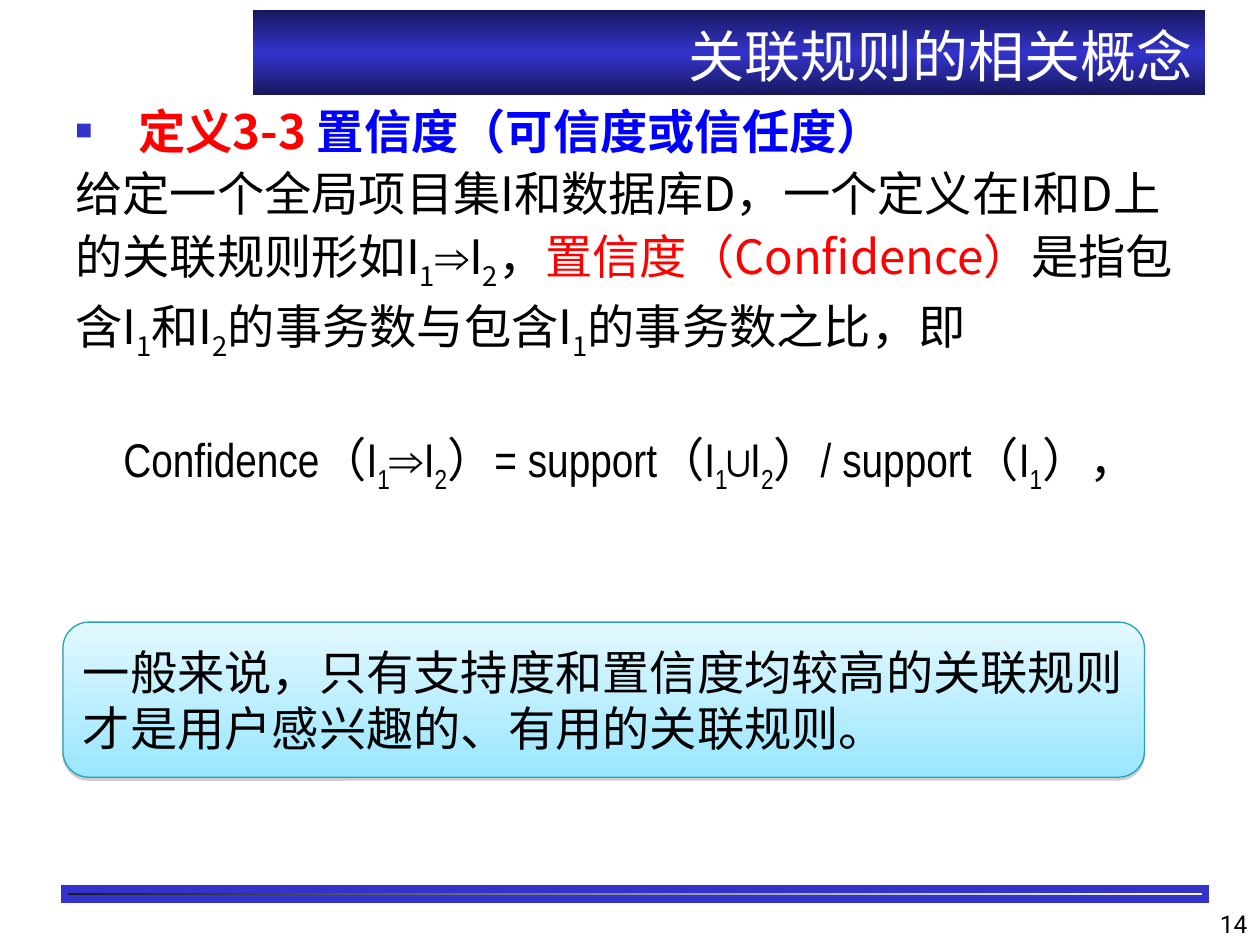
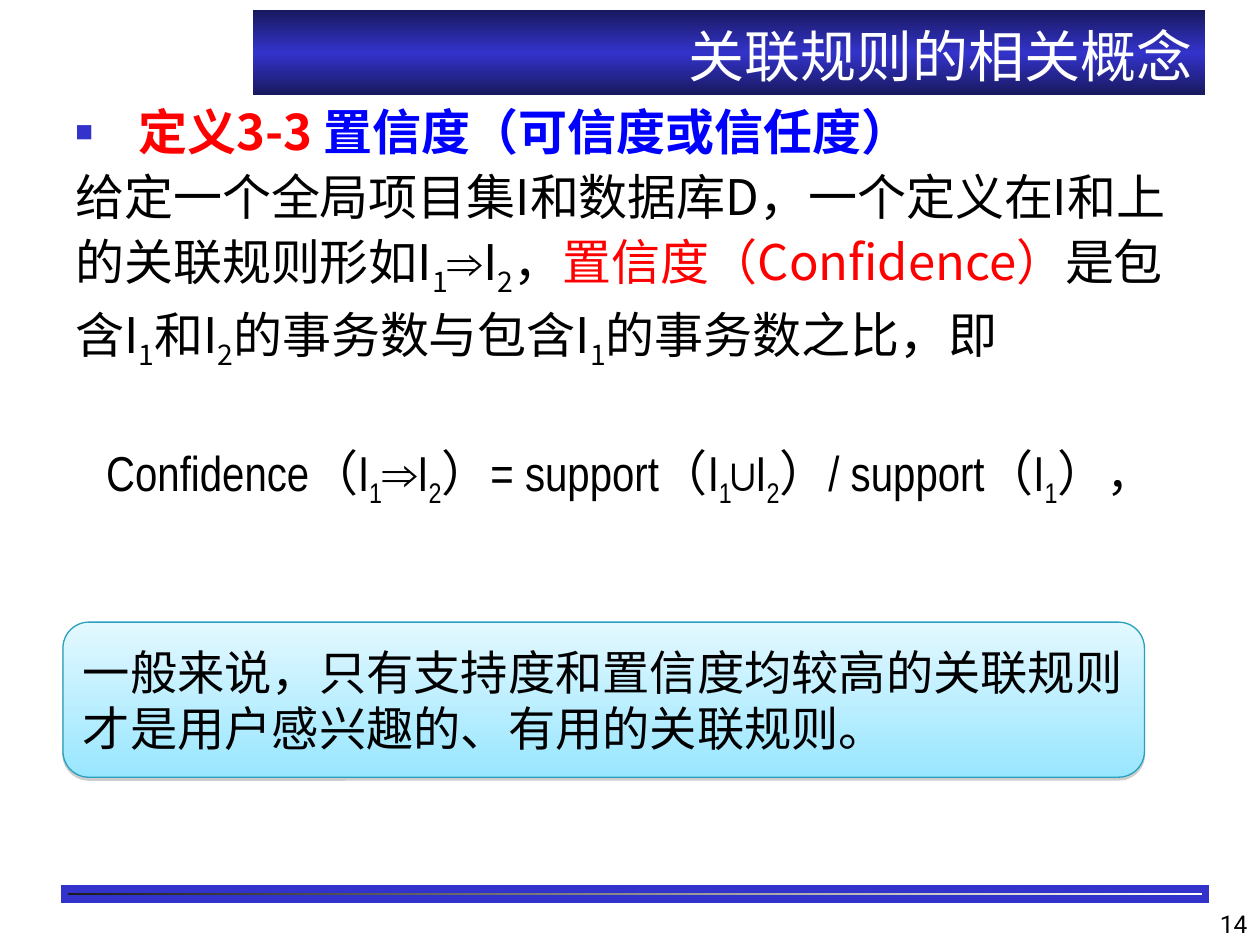
Before and after one commit to shfkuang/shfkuang.github.io, a slide deck: slide 14 of dm/ch3.1.ppt. Drawn at 1260x945 pixels with LibreOffice and Linux fonts; fonts in the diff are those of the drawing; background and template pictures are left out. Boxes give left, top, right and bottom in pixels: in the first picture for what was removed or moved away, otherwise in the second. Text is boxed around its words. In the diff, an @@ line names an element or a change of style, - is before the commit and + after.

```diff
--- a/dm/ch3.1.ppt
+++ b/dm/ch3.1.ppt
@@ text at [75, 108, 1045, 500]: size 27 to 28 pt in "定义3-3 置信度（可信度或信任度）", "含I1和I2的事务数与包含I1的事务数之比，即", "Confidence（I1⇒I2）= support（I1∪I2）/ support（I1），" @@
@@ text at [75, 173, 1165, 285]: text changed; size 27 to 28 pt @@
-给定一个全局项目集I和数据库D，一个定义在I和D上
-的关联规则形如I1⇒I2，置信度（Confidence）是指包
+给定一个全局项目集I和数据库D，一个定义在I和上
+的关联规则形如I1⇒I2，置信度（Confidence）是包
```
Also in this commit, not shown: 3 other slides changed, 2 slides added, 4 other files.
